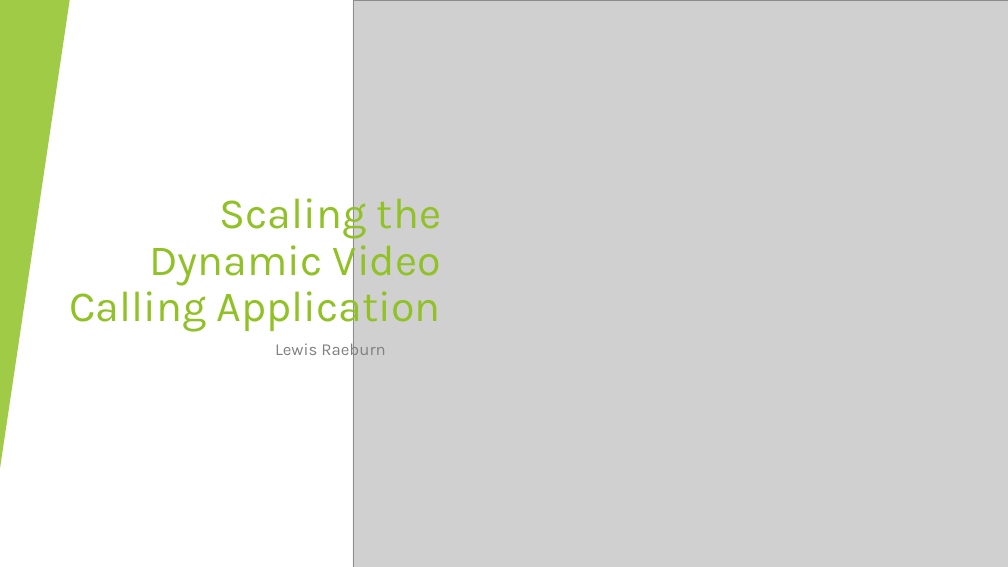
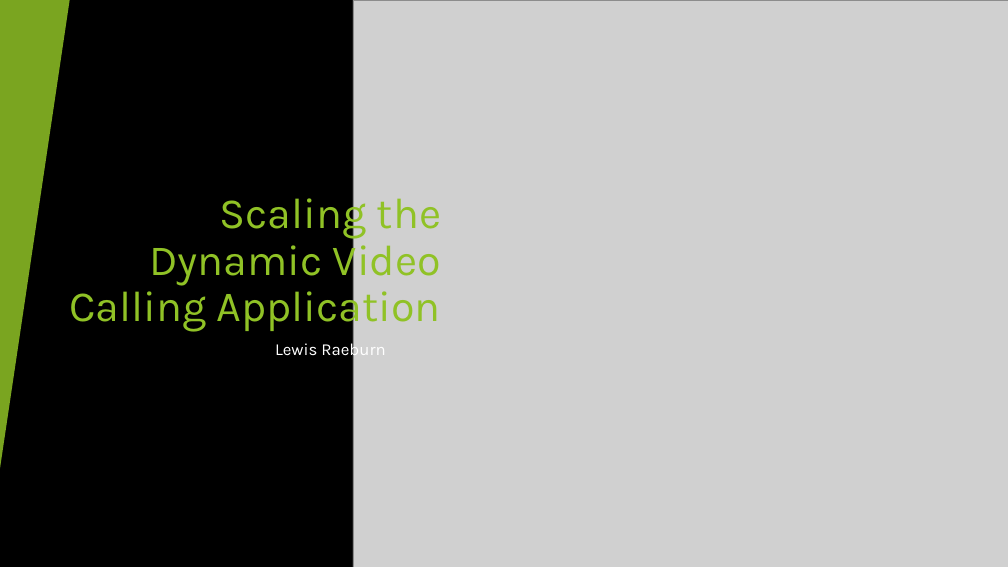
Before and after one commit to L3R4/dynamic-video, a slide deck: slide 1 of Dissertation/Scaling the Dynamic Video Calling Application.pptx. Drawn at 1008x567 pixels with LibreOffice and Linux fonts; fonts in the diff are those of the drawing; grey boxes stand for pictures. Boxes give left, top, right and bottom in pixels: in the first picture for what was removed or moved away, otherwise in the second. Text is boxed around its words. In the diff, an @@ line names an element or a change of style, - is before the commit and + after.

```diff
--- a/Dissertation/Scaling the Dynamic Video Calling Application.pptx
+++ b/Dissertation/Scaling the Dynamic Video Calling Application.pptx
@@ background #FFFFFF to #000000 @@
@@ subtitle "Lewis Raeburn" at [275,340,385,360]: text colour #808080 to #FFFFFF @@
```
Also in this commit, not shown: 3 other slides changed, 3 slides added, 2 other files.
